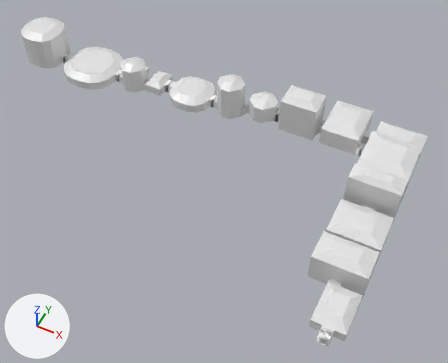
The FBX model Assets/Models/abandoned_tomb_of_dinna.fbx, before and after one commit.
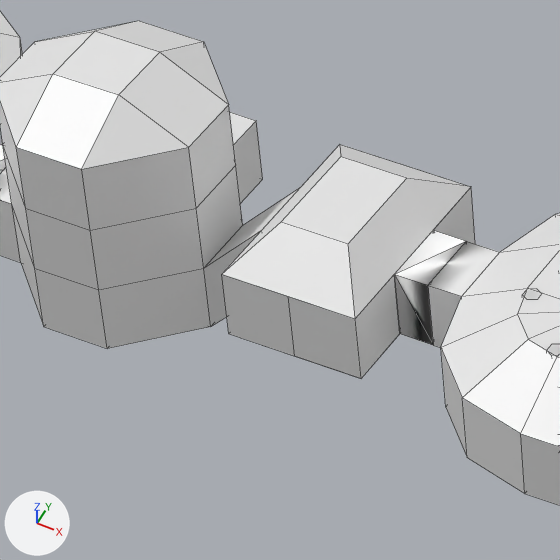
The first picture shows the older version from a 50 mm lens placed at (5.0, -30.8, 57.5), pointed at (-19.6, 18.3, -3.9). The close-ups show both versions on the part from 27% to 41% of the width and 15% to 32% of the height of that picture; other places that the commit changed are outside them. Lighting does not change. The marker at lower left points along +X, +Y and +Z. The close-ups show mesh edges as thin lines. Vertices at the same position are counted once.

Names of what the first close-up shows: 'Room_-27_22', 'Room_-28_24', 'Room_-30_23', 'Room_-31_24', 'Room_-33_26', 'Room_-34_23', 'Room_-35_24', 'Room_-42_21'.
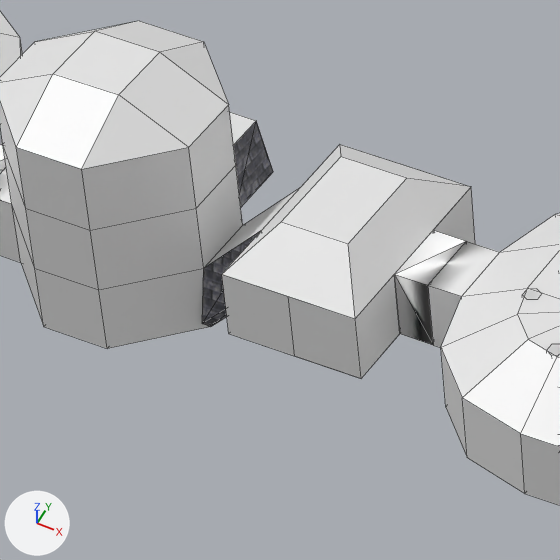
Boxes (x1, y1, x2, y2) around the edits, measured in the close-ups (560 x 560 px):
'Room_-31_24', reshaped: before (204, 187, 301, 326); after (202, 187, 301, 327)
'Room_-33_26', reshaped: before (230, 112, 263, 204); after (230, 112, 273, 207)
part 1 of me_plane_1523, built on: before (234, 122, 263, 204); after (234, 121, 273, 207)

The change, as a list of edits to the scene's bpy script:
```text
Add img_dung_wl_1_0_png:
    img_dung_wl_1_0_png = load_image('DUNG_WL_1-0.png', '../Textures/DUNG_WL_1-0.png', 64, 64, 'sRGB')
Add mat_tileset00_wallmaterial:
    mat_tileset00_wallmaterial = principled_material('TileSet00_WallMaterial')
    mat_tileset00_wallmaterial.texture = img_dung_wl_1_0_png
    mat_tileset00_wallmaterial.roughness = 0.553
Change me_plane_1523:
    used by ob_room__33_26; location = (0.0, 0.0, 0.0)
    remove me_plane_1523.from_pydata(...)  # 8 vertices, 5 faces; spans x -42.24..-40.96, y 33.28..34.56, z -5.12..-3.84
    add me_plane_1523.from_pydata(...)  # 26 vertices, 14 faces; spans x -42.48..-40.72, y 33.279..34.8, z -5.12..-3.839
    me_plane_1523 part 1
    3 faces are deleted
    12 vertices are added at x -42.48..-40.72, y 33.279..34.8, z -5.12..-3.839
    6 new vertices lie (0.0, 1.281, 0.0) away from vertices in x -42.48..-40.72, y 33.279..33.28, z -5.12..-3.839
    12 new faces join them, mat_tileset00_wallmaterial (picture img_dung_wl_1_0_png)
    remove me_plane_1523.materials.append(mat_wallmaterial_034)  # white #e7e7e7
    add me_plane_1523.materials.append(mat_tileset00_wallmaterial)  # picture img_dung_wl_1_0_png
Change me_plane_1519:
    used by ob_room__31_24; location = (0.0, 0.0, 0.0)
    remove me_plane_1519.from_pydata(...)  # 8 vertices, 4 faces; spans x -39.68..-38.4, y 30.72..32.0, z -5.12..-2.56
    add me_plane_1519.from_pydata(...)  # 20 vertices, 10 faces; spans x -39.68..-38.4, y 30.48..32.24, z -5.12..-2.56
    me_plane_1519 part 2
    3 faces are deleted
    6 vertices are added at (-39.68, 30.72, -5.12), (-39.68, 30.48, -4.88), (-39.68, 32.0, -5.12), (-39.68, 32.24, -4.88), (-39.68, 30.72, -3.84), (-39.68, 32.0, -3.84)
    6 new vertices lie (1.28, 0.0, 1.28) away from vertices in x -39.68, y 30.48..32.24, z -5.12..-3.84
    8 new faces join them, mat_tileset00_wallmaterial (picture img_dung_wl_1_0_png)
    1 new face joins them, mat_ceilingmaterial_034 (white #e7e7e7)
    remove me_plane_1519.materials.append(mat_wallmaterial_034)  # white #e7e7e7
    add me_plane_1519.materials.append(mat_tileset00_wallmaterial)  # picture img_dung_wl_1_0_png
```
